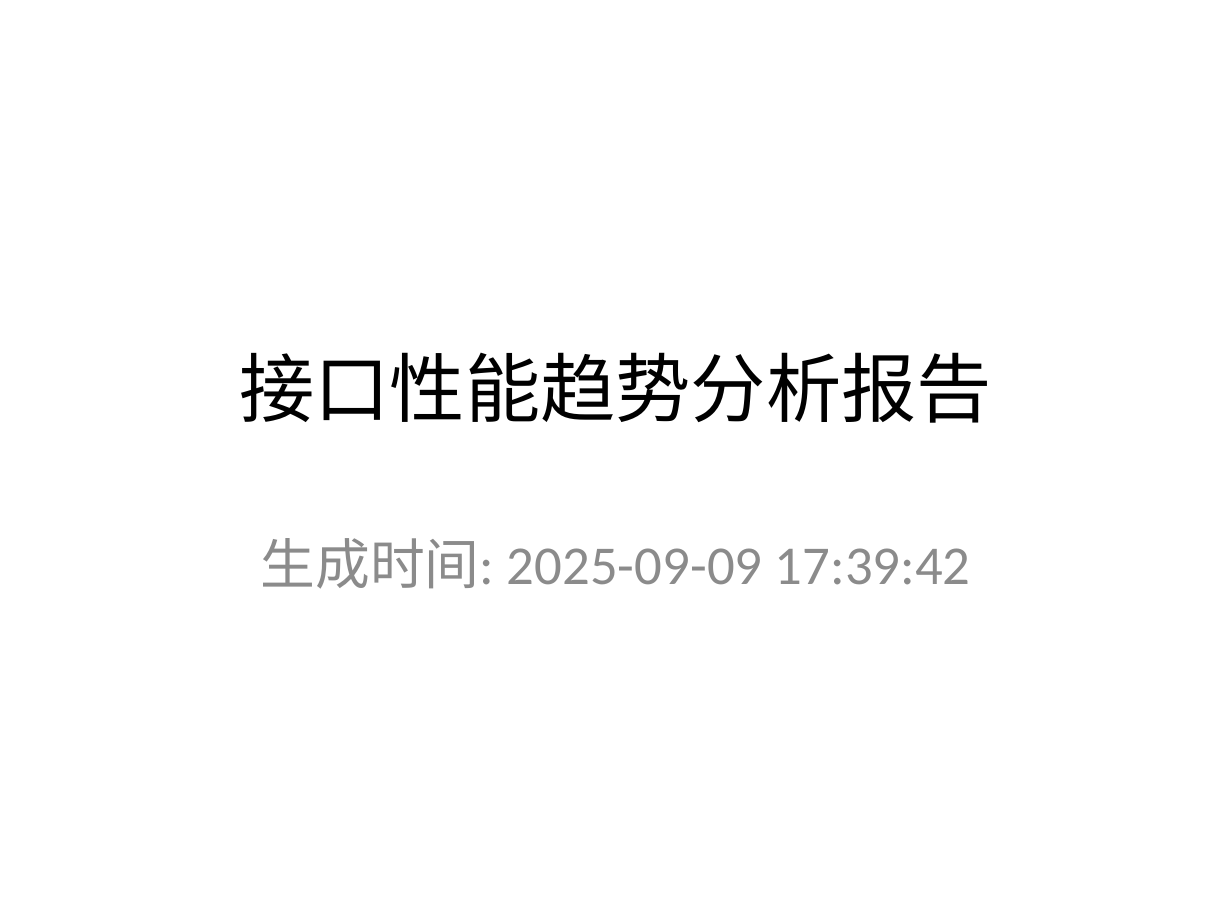
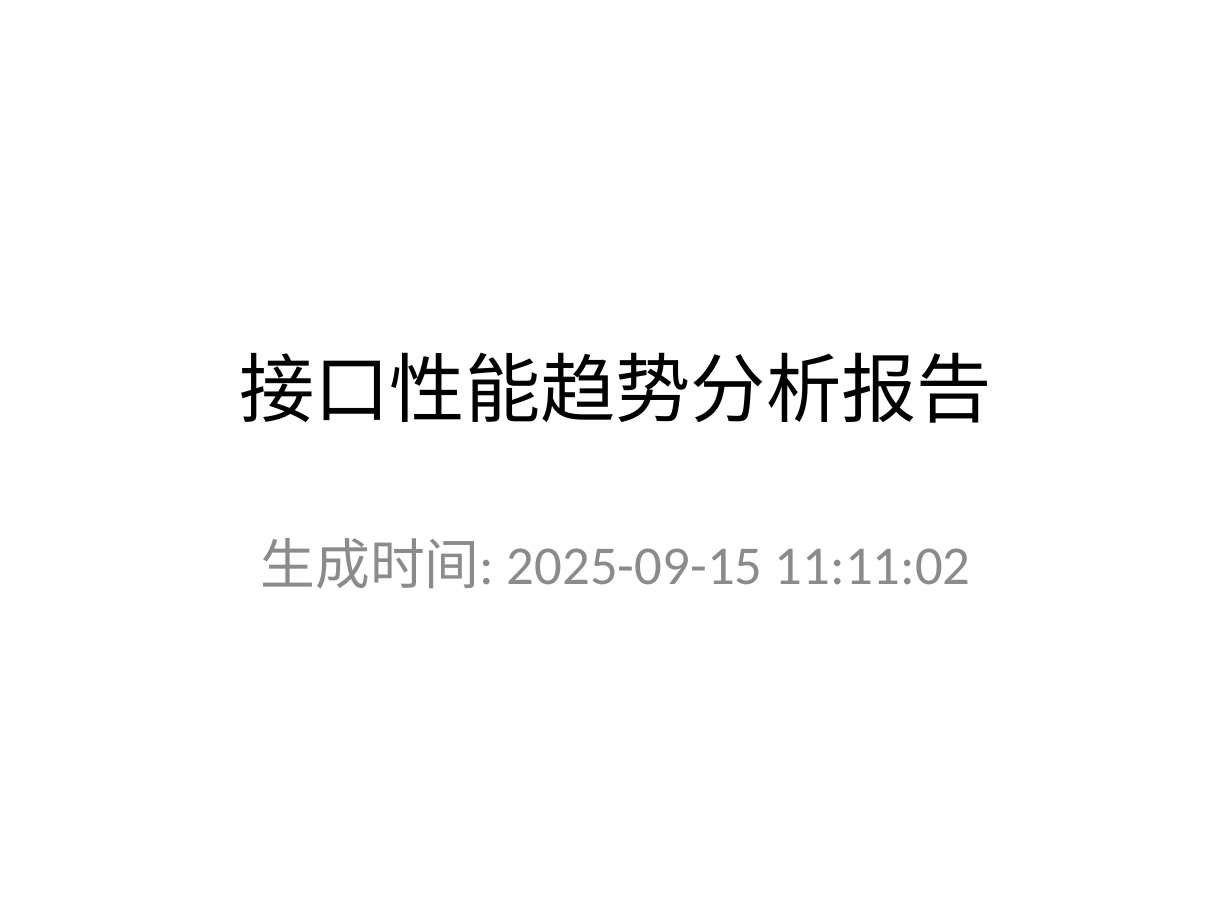
Before and after one commit to casparcao/spiders, a slide deck: slide 1 of performance/interface_performance_analysis/performance_analysis_report.pptx. Drawn at 1232x924 pixels with LibreOffice and Linux fonts; fonts in the diff are those of the drawing. Boxes give left, top, right and bottom in pixels: in the first picture for what was removed or moved away, otherwise in the second. Text is boxed around its words. In the diff, an @@ line names an element or a change of style, - is before the commit and + after.

```diff
--- a/performance/interface_performance_analysis/performance_analysis_report.pptx
+++ b/performance/interface_performance_analysis/performance_analysis_report.pptx
@@ subtitle at (261,538,971,589): text changed @@
-生成时间: 2025-09-09 17:39:42
+生成时间: 2025-09-15 11:11:02
```
Also in this commit, not shown: 4 other slides changed, 6 slides added, 4 slides removed, 10 other files.
